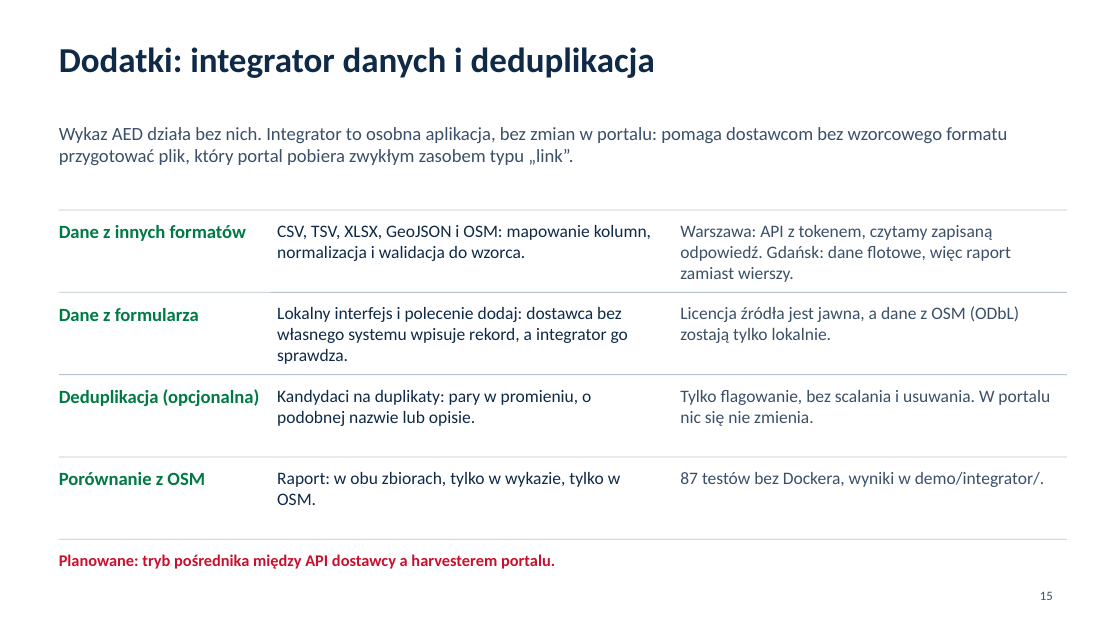
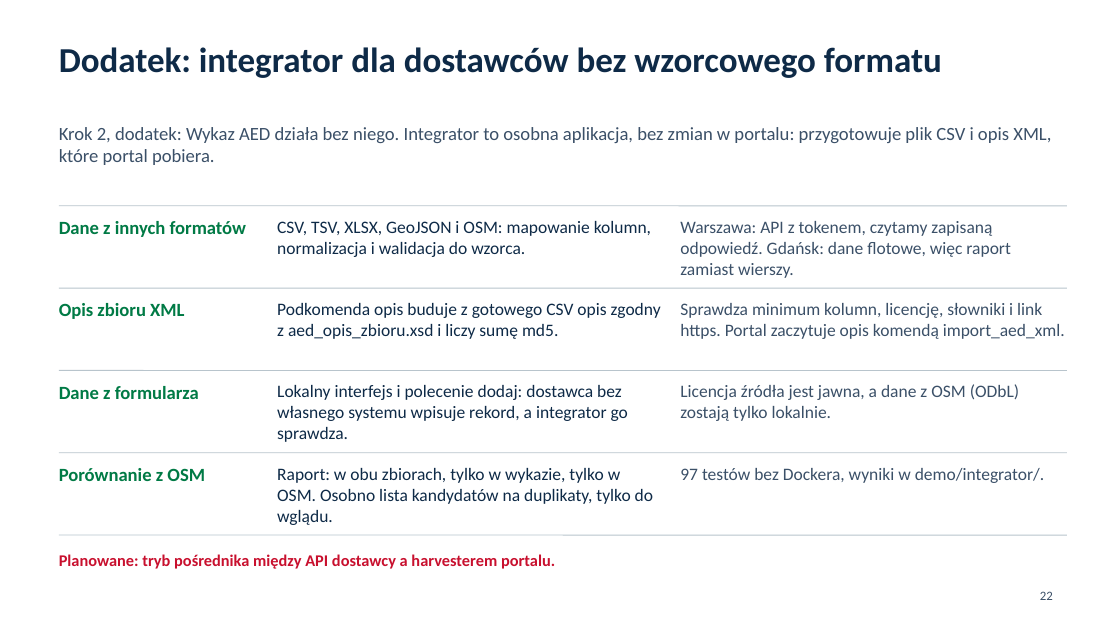
Before and after one commit to Bleidhu/Hack_Nation_2026_Open_AED, a slide deck: slide 22 of ZGLOSZENIE/prezentacja/dane_przezycie_prezentacja.pptx (slide 15 before the commit). Drawn at 1120x630 pixels with LibreOffice and Linux fonts; fonts in the diff are those of the drawing. Boxes give left, top, right and bottom in pixels: in the first picture for what was removed or moved away, otherwise in the second. Text is boxed around its words. In the diff, an @@ line names an element or a change of style, - is before the commit and + after.

Commit message:
ZGLOSZENIE: kopie materiałów v2.1.0, PDF instrukcji, przykłady opisu XML, łatka portalu i teksty do formularza

```diff
--- a/ZGLOSZENIE/prezentacja/dane_przezycie_prezentacja.pptx
+++ b/ZGLOSZENIE/prezentacja/dane_przezycie_prezentacja.pptx
@@ title at box(59, 47, 942, 78): text changed @@
-Dodatki: integrator danych i deduplikacja
+Dodatek: integrator dla dostawców bez wzorcowego formatu
@@ text at box(59, 127, 1051, 165): text changed @@
-Wykaz AED działa bez nich. Integrator to osobna aplikacja, bez zmian w portalu: pomaga dostawcom bez wzorcowego formatu przygotować plik, który portal pobiera zwykłym zasobem typu „link”.
+Krok 2, dodatek: Wykaz AED działa bez niego. Integrator to osobna aplikacja, bez zmian w portalu: przygotowuje plik CSV i opis XML, które portal pobiera.
@@ text added at box(59, 303, 184, 319), 16 pt, text #007A45, bold @@
+Opis zbioru XML
@@ text added at box(277, 303, 661, 339), 15 pt, text #0E2A47 @@
+Podkomenda opis buduje z gotowego CSV opis zgodny z aed_opis_zbioru.xsd i liczy sumę md5.
@@ text added at box(680, 303, 1065, 339), 15 pt, text #3B5068 @@
+Sprawdza minimum kolumn, licencję, słowniki i link https. Portal zaczytuje opis komendą import_aed_xml.
@@ text removed at box(59, 389, 260, 406) @@
-Deduplikacja (opcjonalna)
@@ 3 texts: place and size @@
-3 texts at box(59, 306, 1019, 364)
+3 texts at box(59, 384, 1019, 442)
@@ text removed at box(277, 390, 591, 426) @@
-Kandydaci na duplikaty: pary w promieniu, o podobnej nazwie lub opisie.
@@ text removed at box(680, 390, 1050, 426) @@
-Tylko flagowanie, bez scalania i usuwania. W portalu nic się nie zmienia.
@@ 5 lines, 4 texts: place and size @@
-5 lines, 4 texts at box(59, 210, 1067, 539)
+5 lines, 4 texts at box(59, 206, 1067, 535)
@@ text at box(277, 468, 653, 525): text changed @@
-Raport: w obu zbiorach, tylko w wykazie, tylko w OSM.
+Raport: w obu zbiorach, tylko w wykazie, tylko w OSM. Osobno lista kandydatów na duplikaty, tylko do wglądu.
@@ text at box(680, 468, 1045, 483): text changed @@
-87 testów bez Dockera, wyniki w demo/integrator/.
+97 testów bez Dockera, wyniki w demo/integrator/.
@@ page number at box(1040, 591, 1053, 600): text changed @@
-15
+22
```
Also in this commit, not shown: 12 other slides changed, 9 slides added, 53 other files.
